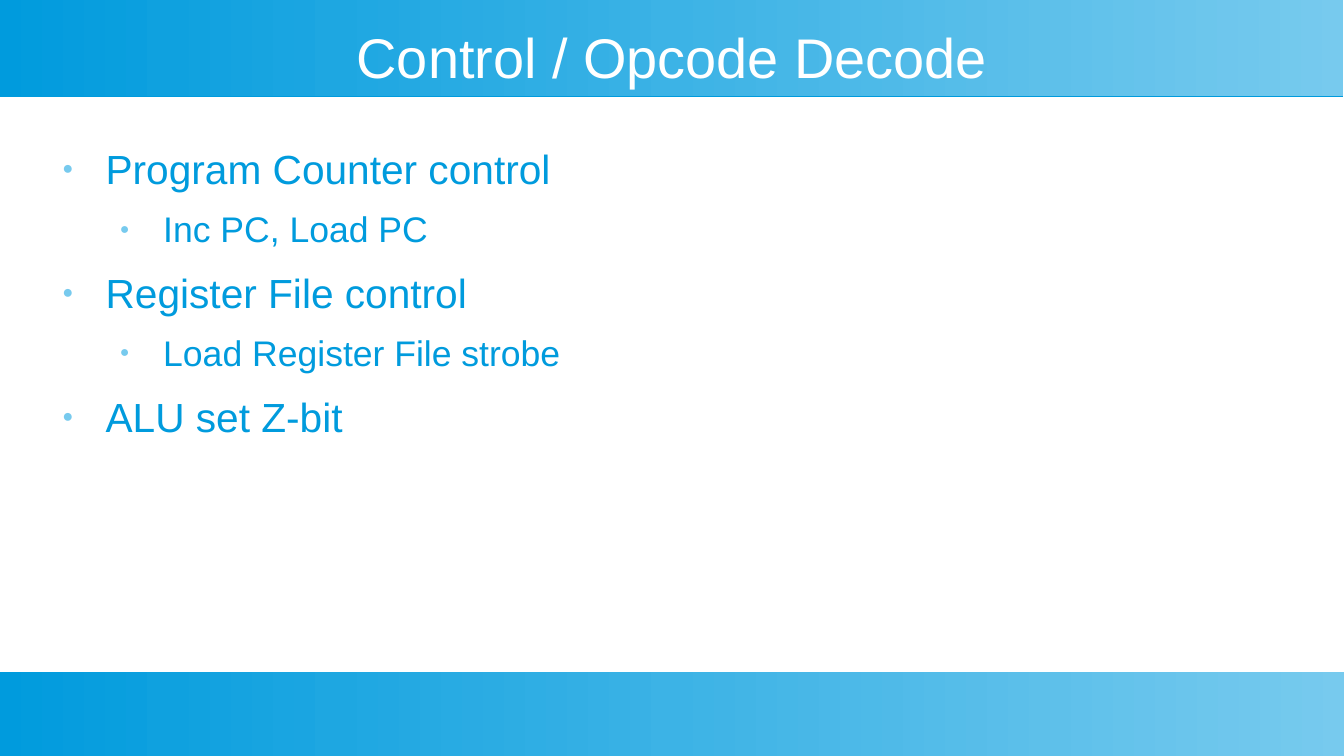
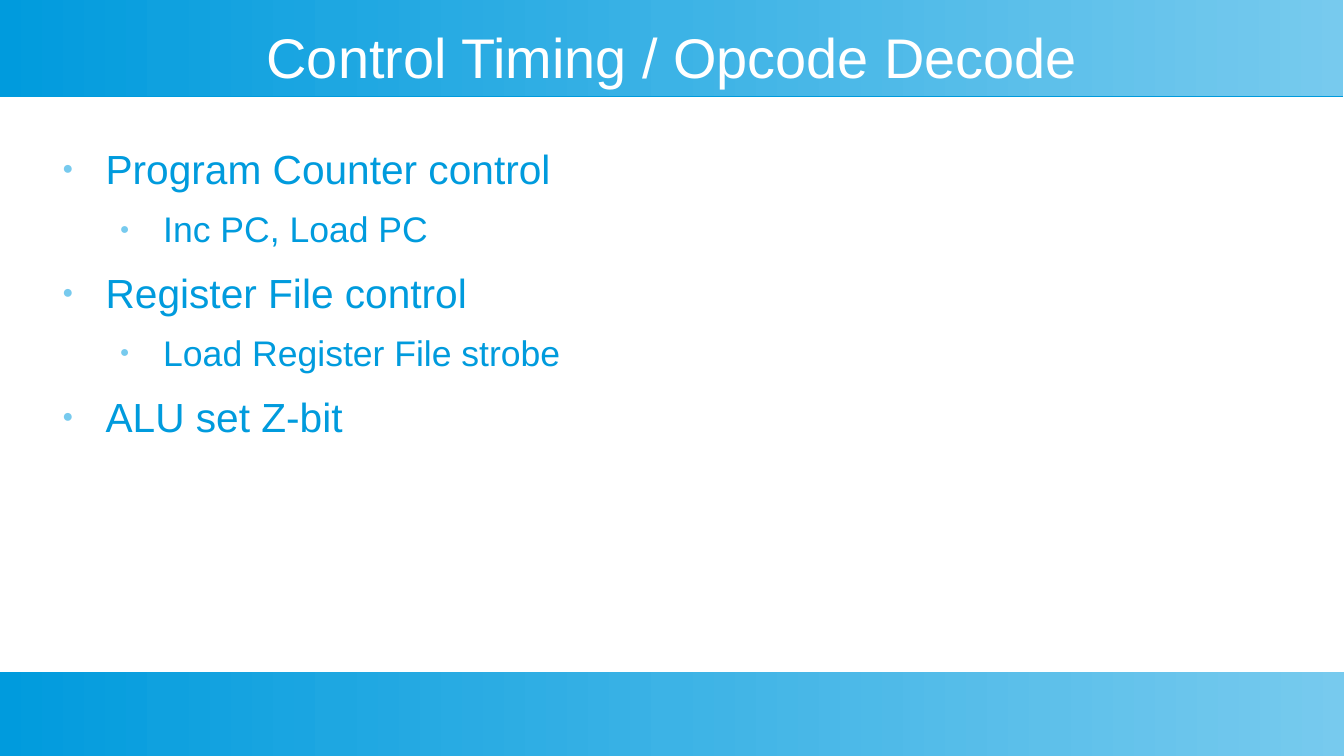
Before and after one commit to douggilliland/Design_A_CPU, a slide deck: slide 16 of Docs/DIY-FPGA-Computer-02_Architecture.odp. Drawn at 1344x756 pixels with LibreOffice and Linux fonts; fonts in the diff are those of the drawing. Boxes give left, top, right and bottom in pixels: in the first picture for what was removed or moved away, otherwise in the second. Text is boxed around its words. In the diff, an @@ line names an element or a change of style, - is before the commit and + after.

```diff
--- a/Docs/DIY-FPGA-Computer-02_Architecture.odp
+++ b/Docs/DIY-FPGA-Computer-02_Architecture.odp
@@ title at (x1=267, y1=37, x2=1077, y2=88): text changed @@
-Control / Opcode Decode
+Control Timing / Opcode Decode
```
Also in this commit, not shown: 3 other slides changed, 5 other files.
